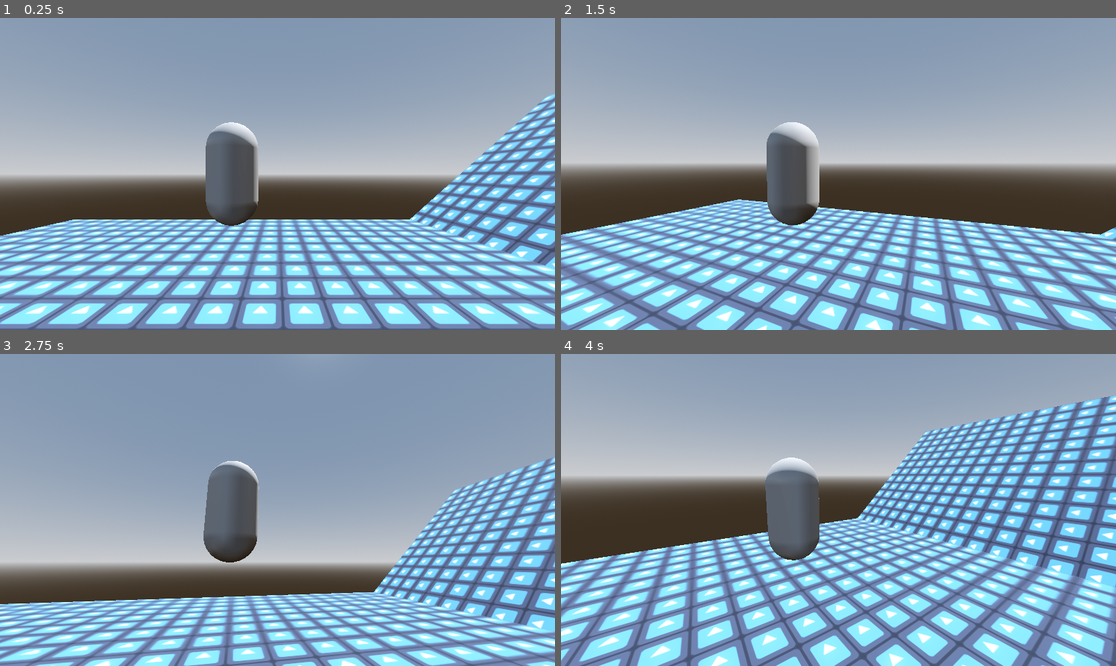
Above: before the commit, frames 1-4 (two rows, left to right).
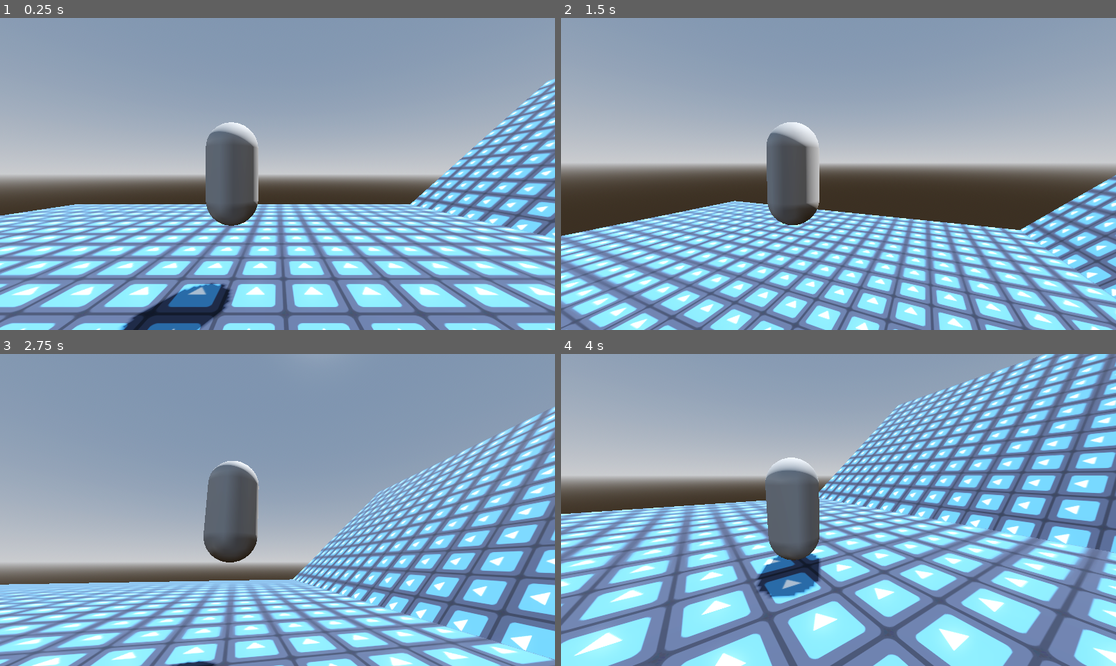
Above: after the commit, the same moments.

Repository: pochoco24/armadillos_with_guns
Game: Godot game, scene res://main.tscn
Two runs of this game, one before a commit and one after it. Both use one fixed random seed, a clock stepped at 60 frames per second and the inputs below. The engine's default icon, where the game draws it, is replaced by a stand-in: a white triangle on a blue panel in a dark square.
Inputs (mouse positions are in pixels of both pictures, inside the frame that each line leads up to):
- Up to frame 1 (0.25 s): no input
- Up to frame 2 (1.5 s): move the mouse to (960, 158) at 0.52 s; hold D (right) 0.53-1.28 s; hold Shift (ball_mode) 0.53-1.28 s; tap Space (jump) at 0.77, 0.8, 1.07, 1.35 s; move the mouse to (727, 189) at 1.27 s; hold S (down) from 1.28 s (still down)
- Up to frame 3 (2.75 s): tap Space (jump) at 1.52, 1.82, 2.3 s; tap Shift (ball_mode) at 1.55 s; move the mouse to (333, 441) at 2.02 s; release S (down) at 2.03 s; hold D (right) from 2.03 s (still down); hold Shift (ball_mode) from 2.03 s (still down)
- Up to frame 4 (4 s): move the mouse to (810, 572) at 2.77 s; release D (right) at 2.78 s; release Shift (ball_mode) at 2.78 s; hold W (up) 2.78-3.53 s; tap Shift (ball_mode) at 2.85 s; tap Space (jump) at 3.02, 3.32 s; move the mouse to (1005, 556) at 3.52 s; hold A (left) from 3.53 s (still down); hold Space (jump) from 3.53 s (still down)

The runs differ from the first frame. In frame 1, 34% of the frame differs, in the area x 0-100%, y 19-100%; in frame 2, 27%; in frame 3, 34%; in frame 4, 54%, in the area x 0-100%, y 0-100%.

Commit message:
comitting before adding ball states

Diff:
--- a/main.tscn
+++ b/main.tscn
@@ -1,13 +1,14 @@
-[gd_scene load_steps=19 format=3 uid="uid://cdyng8lxh4ora"]
+[gd_scene load_steps=20 format=3 uid="uid://cdyng8lxh4ora"]
 
 [ext_resource type="Texture2D" uid="uid://cjsigc2r52b5f" path="res://icon.svg" id="1_0xm2m"]
-[ext_resource type="Script" uid="uid://b56c0rb1dbxy0" path="res://player.gd" id="2_272bh"]
+[ext_resource type="Script" uid="uid://b56c0rb1dbxy0" path="res://player/player.gd" id="2_272bh"]
 [ext_resource type="Script" uid="uid://cjnokk3bv3d2c" path="res://cam_pivot.gd" id="3_1bvp3"]
 [ext_resource type="Script" uid="uid://bq5t5v4jynd1h" path="res://player/ball.gd" id="3_h2yge"]
 [ext_resource type="Script" uid="uid://b46x2wbgv0s8s" path="res://player/states/idle.gd" id="4_7mycd"]
 [ext_resource type="Script" uid="uid://dtiwo1avy75s1" path="res://player/states/falling.gd" id="5_5vw27"]
 [ext_resource type="Script" uid="uid://qj43j33ouuei" path="res://player/states/jumping.gd" id="5_272bh"]
 [ext_resource type="Script" uid="uid://fbmqt1ut2sxi" path="res://player/states/run.gd" id="6_5vw27"]
+[ext_resource type="Script" uid="uid://cvg06bgvikam0" path="res://player/states/ball.gd" id="7_kek77"]
 
 [sub_resource type="ProceduralSkyMaterial" id="ProceduralSkyMaterial_1bvp3"]
 sky_horizon_color = Color(0.662243, 0.671743, 0.686743, 1)
@@ -70,14 +71,21 @@
 size = Vector3(25.7246, 1.81812, 19.5518)
 material = SubResource("StandardMaterial3D_1bvp3")
 
-[node name="Player" type="CharacterBody3D" parent="." node_paths=PackedStringArray("states_node", "cam_pivot")]
+[node name="Player" type="CharacterBody3D" parent="." node_paths=PackedStringArray("states_node", "current_state", "cam_pivot", "mesh", "jump_buffer", "coyote_time")]
 transform = Transform3D(1, 0, 0, 0, 1, 0, 0, 0, 1, 0, 3.06458, 0)
 top_level = true
 collision_mask = 3
 floor_constant_speed = true
 script = ExtResource("2_272bh")
 states_node = NodePath("States")
+current_state = NodePath("States/Idle")
 cam_pivot = NodePath("CamPivot")
+mesh = NodePath("Mesh")
+jump_buffer = NodePath("JumpBuffer")
+coyote_time = NodePath("CoyoteTime")
+gravity = 0.5
+acceleration = 1.0
+speed = 3.0
 
 [node name="States" type="Node" parent="Player"]
 
@@ -87,6 +95,7 @@
 
 [node name="Jumping" type="Node" parent="Player/States"]
 script = ExtResource("5_272bh")
+jump_speed = 10.0
 metadata/_custom_type_script = "uid://xaghdmtee3di"
 
 [node name="Falling" type="Node" parent="Player/States"]
@@ -97,7 +106,14 @@
 script = ExtResource("6_5vw27")
 metadata/_custom_type_script = "uid://xaghdmtee3di"
 
-[node name="PlayerMesh" type="MeshInstance3D" parent="Player"]
+[node name="Ball" type="Node" parent="Player/States" node_paths=PackedStringArray("ball")]
+script = ExtResource("7_kek77")
+ball = NodePath("../../Ball")
+acceleration = 15.0
+jump_speed = 15.0
+metadata/_custom_type_script = "uid://xaghdmtee3di"
+
+[node name="Mesh" type="MeshInstance3D" parent="Player"]
 mesh = SubResource("CapsuleMesh_lquwl")
 
 [node name="CollisionShape3D" type="CollisionShape3D" parent="Player"]
@@ -120,13 +136,17 @@
 [node name="Ball" type="RigidBody3D" parent="Player"]
 transform = Transform3D(1, 0, 0, 0, 1, 0, 0, 0, 1, 0, 3.06458, 3.44522)
 top_level = true
-collision_mask = 3
+visible = false
+collision_layer = 0
+collision_mask = 0
 physics_material_override = SubResource("PhysicsMaterial_0xm2m")
 gravity_scale = 4.0
+freeze = true
 contact_monitor = true
 max_contacts_reported = 1
+angular_damp = 1.0
 script = ExtResource("3_h2yge")
-max_floor_dot = 0.99
+max_floor_dot = 0.707
 
 [node name="CollisionShape3D" type="CollisionShape3D" parent="Player/Ball"]
 shape = SubResource("SphereShape3D_h2yge")
@@ -141,4 +161,5 @@
 one_shot = true
 
 [node name="CoyoteTime" type="Timer" parent="Player"]
+wait_time = 0.1
 one_shot = true
--- a/player.gd
+++ b/player/player.gd
@@ -4,6 +4,10 @@
 @export var current_state: PlayerState
 
 @export var cam_pivot: Node3D
+@export var ball: RigidBody3D
+@export var mesh: MeshInstance3D
+@export var jump_buffer: Timer
+@export var coyote_time: Timer
 
 @export var gravity: float = 0.1
 @export var acceleration: float = 0.1
@@ -13,11 +17,15 @@
 
 
 func _ready() -> void:
+	# Get states
 	for child in states_node.get_children():
 		if child is PlayerState:
 			states[child.name] = child
 			child.transitioned.connect(_on_state_transitioned)
 			child.player = self
+
+	# Lock mouse
+	Input.mouse_mode = Input.MOUSE_MODE_CAPTURED
 
 
 func _on_state_transitioned(new_state_name: String):
@@ -43,3 +51,7 @@
 func _input(event: InputEvent) -> void:
 	if current_state:
 		current_state.input_update(event)
+
+	# Exit game
+	if event.is_action_pressed("ui_cancel"):
+		get_tree().quit()
--- /dev/null
+++ b/player/states/ball.gd
@@ -0,0 +1,72 @@
+extends PlayerState
+
+@export var ball: RigidBody3D
+@export var acceleration: float
+@export var jump_speed: float
+
+
+func enter():
+	player.mesh.visible = false
+	player.set_collision_layer_value(1, false)
+	player.set_collision_mask_value(1, false)
+	player.set_collision_mask_value(2, false)
+
+	ball.visible = true
+	ball.set_collision_layer_value(1, true)
+	ball.set_collision_mask_value(1, true)
+	ball.set_collision_mask_value(2, true)
+	ball.freeze = false
+
+	ball.position = player.position
+	ball.linear_velocity = player.velocity
+
+
+func exit():
+	player.mesh.visible = true
+	player.set_collision_layer_value(1, true)
+	player.set_collision_mask_value(1, true)
+	player.set_collision_mask_value(2, true)
+
+	ball.visible = false
+	ball.set_collision_layer_value(1, false)
+	ball.set_collision_mask_value(1, false)
+	ball.set_collision_mask_value(2, false)
+	ball.freeze = true
+
+	player.position = ball.position
+	player.velocity = ball.linear_velocity
+
+
+func input_update(event: InputEvent):
+	if event.is_action_released("ball_mode"):
+		if Input.get_vector("down", "up", "right", "left") != Vector2.ZERO:
+			change_state("Run")
+		else:
+			change_state("Idle")
+
+
+func physics_update(delta):
+
+	var input_dir = Input.get_vector("left", "right", "up", "down")
+
+	# Rotate with camera
+	var input_dir_world = input_dir.rotated(-player.cam_pivot.rotation.y)
+
+	var input_dir_3d = Vector3(input_dir_world.x, 0.0, input_dir_world.y)
+
+	ball.apply_torque(Vector3.UP.cross(input_dir_3d) * acceleration)
+
+
+
+	if ball.on_floor and not player.jump_buffer.is_stopped():
+		ball.apply_impulse(Vector3.UP * jump_speed) # Jump
+		player.jump_buffer.stop()
+	elif Input.is_action_just_pressed("jump"):
+		if ball.on_floor or not player.coyote_time.is_stopped():
+			ball.apply_impulse(Vector3.UP * jump_speed) # Jump
+		else:
+			player.jump_buffer.start()
+
+	player.position = ball.position
+
+	player.cam_pivot.position = ball.position
--- /dev/null
+++ b/player/states/bipedal_state.gd
@@ -0,0 +1,11 @@
+class_name BipedalState
+extends PlayerState
+
+
+func input_update(event: InputEvent):
+	if event.is_action_pressed("ball_mode"):
+		change_state("Ball")
+
+
+func physics_update(delta: float):
+	player.cam_pivot.position = player.position
--- a/player/states/falling.gd
+++ b/player/states/falling.gd
@@ -1,4 +1,12 @@
-extends PlayerState
+extends BipedalState
+
+
+func input_update(event: InputEvent):
+	if event.is_action("jump"):
+		if not player.coyote_time.is_stopped():
+			change_state("Jumping")
+		else:
+			player.jump_buffer.start()
 
 
 func physics_update(delta: float):
@@ -20,7 +28,12 @@
 	player.move_and_slide()
 
 	if player.is_on_floor():
-		if Input.get_vector("down", "up", "right", "left") != Vector2.ZERO:
+		if not player.jump_buffer.is_stopped():
+			player.jump_buffer.stop()
+			change_state("Jumping")
+		elif Input.get_vector("down", "up", "right", "left") != Vector2.ZERO:
 			change_state("Run")
 		else:
 			change_state("Idle")
+
+	super(delta)
--- a/player/states/idle.gd
+++ b/player/states/idle.gd
@@ -1,14 +1,13 @@
-extends PlayerState
+extends BipedalState
 
 
 func input_update(event: InputEvent) -> void:
 	if Input.get_vector("left", "right", "up", "down") != Vector2.ZERO:
 		change_state("Run")
-	elif event.is_action_pressed("ball_mode"):
-		change_state("Ball")
 	elif event.is_action_pressed("jump"):
-		if player.is_on_floor():
-			change_state("Jumping")
+		change_state("Jumping")
+	else:
+		super(event)
 
 
 func physics_update(delta: float):
@@ -24,4 +23,7 @@
 	player.move_and_slide()
 
 	if not player.is_on_floor():
+		player.coyote_time.start()
 		change_state("Falling")
+
+	super(delta)
--- a/player/states/jumping.gd
+++ b/player/states/jumping.gd
@@ -1,10 +1,11 @@
-extends PlayerState
+extends BipedalState
 
 @export var jump_speed: float
 
 
 func enter():
-	player.velocity.y += jump_speed
+	player.velocity.y = jump_speed
+	player.coyote_time.stop()
 
 
 func physics_update(delta: float):
@@ -27,3 +28,5 @@
 
 	if player.velocity.y <= 0.0:
 		change_state("Falling")
+
+	super(delta)
--- a/player/states/run.gd
+++ b/player/states/run.gd
@@ -1,14 +1,13 @@
-extends PlayerState
+extends BipedalState
 
 
 func input_update(event: InputEvent) -> void:
 	if Input.get_vector("left", "right", "up", "down") == Vector2.ZERO:
 		change_state("Idle")
-	elif event.is_action_pressed("ball_mode"):
-		change_state("Ball")
 	elif event.is_action_pressed("jump"):
-		if player.is_on_floor():
-			change_state("Jumping")
+		change_state("Jumping")
+	else:
+		super(event)
 
 
 func physics_update(delta: float):
@@ -30,4 +29,7 @@
 	player.move_and_slide()
 
 	if not player.is_on_floor():
+		player.coyote_time.start()
 		change_state("Falling")
+
+	super(delta)
Renamed: player.gd.uid -> player/player.gd.uid
Not shown, added: player/states/ball.gd.uid
Not shown, added: player/states/bipedal_state.gd.uid
